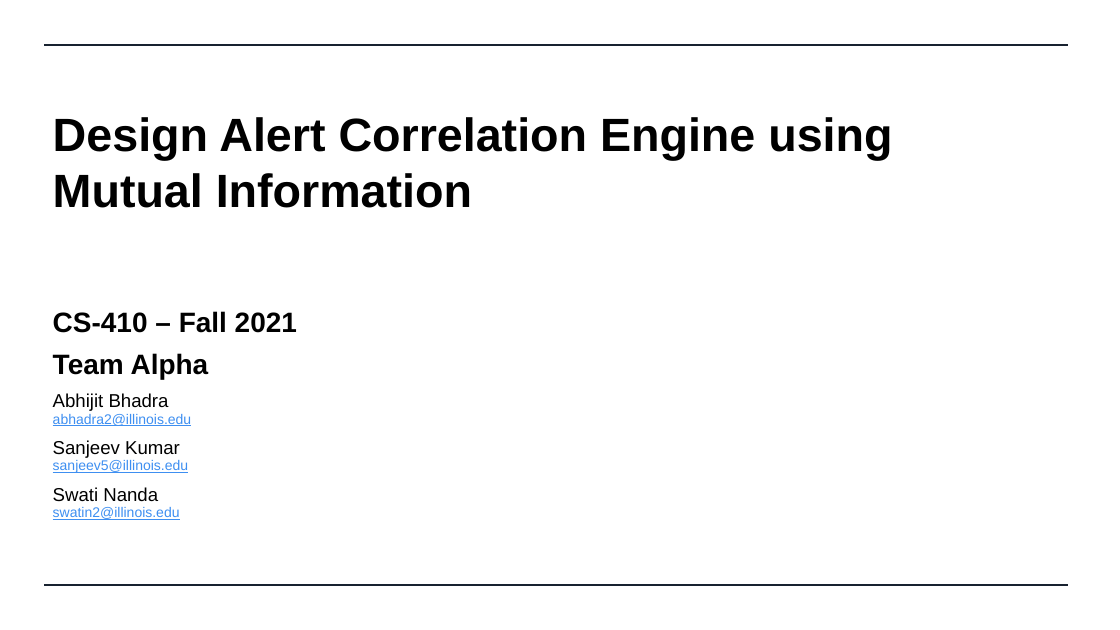
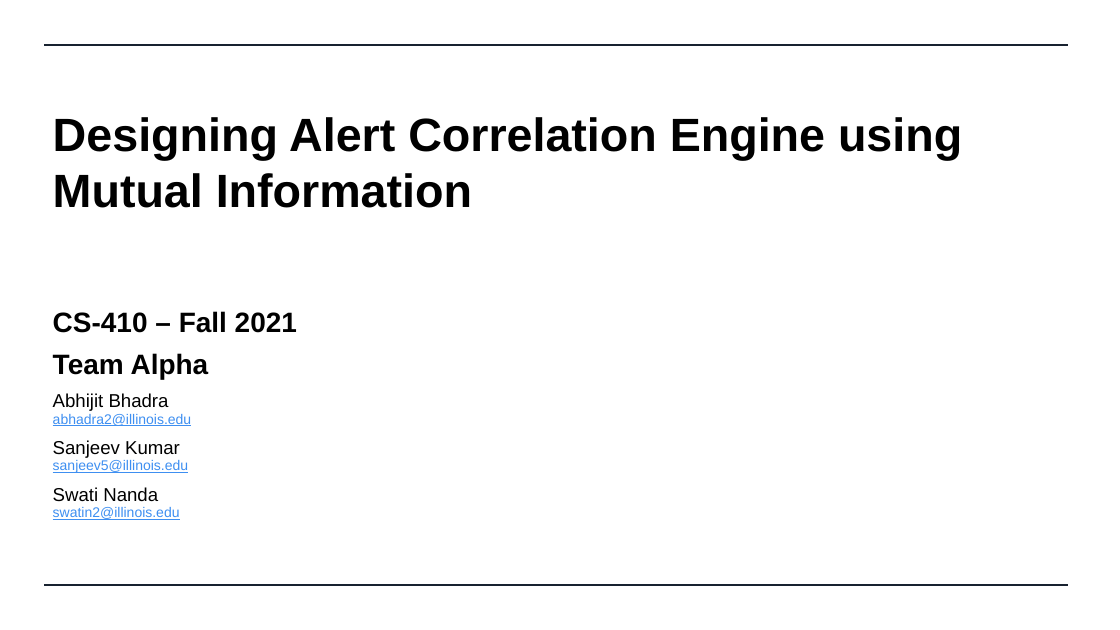
Before and after one commit to swatinanda/CS410-Fall2021-TeamAlpha, a slide deck: slide 1 of Team_Alpha_Presentation.pptx. Drawn at 1120x630 pixels with LibreOffice and Linux fonts; fonts in the diff are those of the drawing. Boxes give left, top, right and bottom in pixels: in the first picture for what was removed or moved away, otherwise in the second. Text is boxed around its words. In the diff, an @@ line names an element or a change of style, - is before the commit and + after.

Commit message:
Updated final Presentation

```diff
--- a/Team_Alpha_Presentation.pptx
+++ b/Team_Alpha_Presentation.pptx
@@ title at [53, 117, 962, 208]: text changed @@
-Design Alert Correlation Engine using Mutual Information
+Designing Alert Correlation Engine using Mutual Information
```
Also in this commit, not shown: 1 other slide changed, 1 slide removed.
